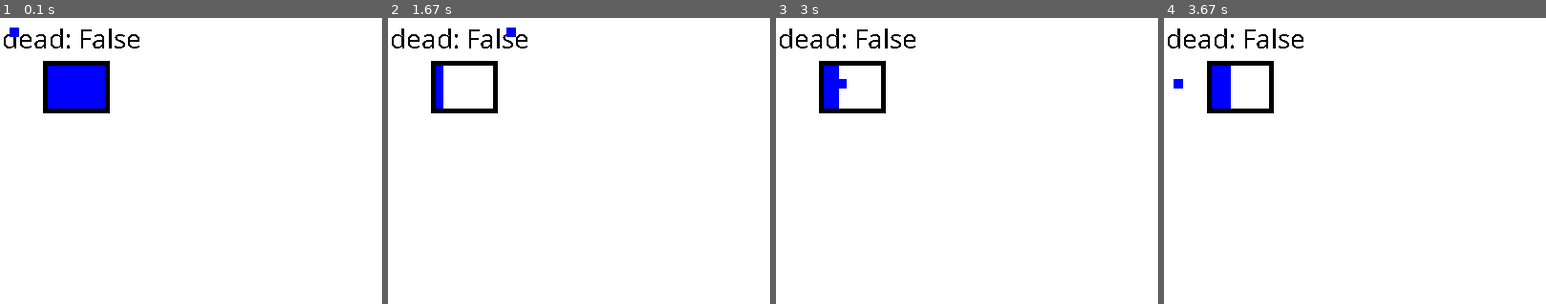
Above: before the commit, frames 1-4 (left to right).
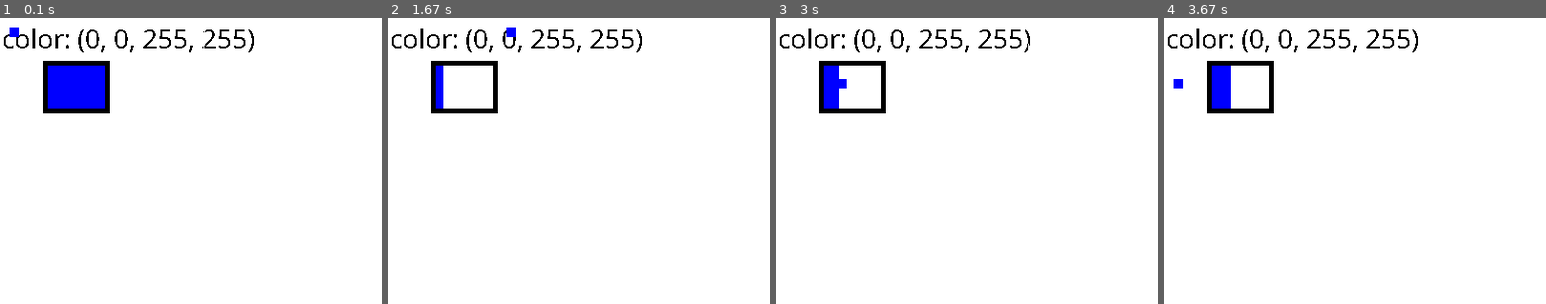
Above: after the commit, the same moments.

Repository: johannesbenjohannes/BlueSquer
Game: pygame game, started from main.py
Same seed, same stepped clock (60 frames per second), same inputs: the game is played once before the commit and once after it.
Inputs:
- Up to frame 1 (0.1 s): no input
- Up to frame 2 (1.67 s): tap Space at 0.33, 0.73, 1.03, 1.57 s; hold Right 0.67-1.13 s; hold Right from 1.5 s (still down)
- Up to frame 3 (3 s): tap Space at 1.87, 2.07, 2.37, 2.63, 2.97 s; release Right at 1.97 s; hold Left 2-2.53 s; hold Down 2.57-2.87 s; hold Left from 2.9 s (still down)
- Up to frame 4 (3.67 s): tap Space at 3.27 s; release Left at 3.3 s
The pictures show only the part of the screen within x 0-50%, y 0-50%; the shares and areas given below are measured in that part.

The runs differ from the first frame. In frame 1, 1.4% of the frame differs, in the area x 1-67%, y 3-12%; in frame 2, 1.4%; in frame 3, 1.4%; in frame 4, 1.4%.

Commit message:
collisions DONE

Diff:
--- a/main.py
+++ b/main.py
@@ -9,6 +9,14 @@
 pygame.font.init()
 base_font=pygame.font.SysFont('Comic Sans MS', 30)
 
+def check_surrounding_pixel_colors(surface,x,y,target,n):
+    for i in range(int(x),int(x+n)):
+        for j in range(int(y),int(y+n)):
+            if surface.get_at((int(i), int(j))) == target:
+                return True
+    return False
+
+
 def main():
 
     WHITE = (255, 255, 255)
@@ -19,7 +27,9 @@
 
     speed = 3
 
-    LARGEUR = 800 # Largeur de la fenêtre
+    LARGEUR = 800 # Largeur de la
+    compteur_attaque_ligne = 0 # Compteur de tick lors de l'attaque de la ligne
+    compteur_attaque_cercle = 0 # Compteur tick lors de l'attaque de la lignefenêtre
     HAUTEUR = 600 # Hauteur de la frenêtre
 
     rect_x = 10
@@ -110,17 +120,12 @@
         # --- Mise a jour de l'affichage Ceci est généralement causé par un autre dépôt poussé
         fenetre.fill(WHITE)
         if alive:
+
             pygame.draw.rect( fenetre, BLUE ,(rect_x, rect_y, 10, 10))
             pygame.draw.circle(fenetre, WHITE,(rect_x+5, rect_y+5,), 200,1)
             pygame.draw.rect(fenetre, BLUE,(50,50,round(compteur_dash/10),50))
             pygame.draw.rect(fenetre, BLACK,(45,45,70,55),5)
-            current_color = fenetre.get_at((int(rect_x)+5, int(rect_y)+5))
-            text_color=base_font.render(f"color: {current_color}", False, (0,0,0))
-            if current_color == RED:
-                text_dead=base_font.render(f"dead: True", False, (0,0,0))
-            else:
-                text_dead=base_font.render(f"dead: False", False, (0,0,0))
-            fenetre.blit(text_dead, (2,2))
+
 
             # CHECK DE LA PHASE - TRES SENSIBLE - NE PAS CODER AUTRE CHOSE
             # POUR L'INSTANT; que le check du pattern ligne
@@ -136,7 +141,9 @@
 
                 if nb_phase == 1:
                     patternes=[pattern_ligne, pattern_cercle]
-                    patternes[rd.randint(0,1)](10)
+                    patternes[rd.randint(0,1)](10)"/home/canard101/NSI_proj/main.py", line 212, in <module>
+    main()
+  File "/home/canard101/NSI_proj/main.py", line 189, in
             """
             # FIN DE LA ZONE INTERDITE
 
@@ -179,8 +186,18 @@
                     circle_attacking = False
                     compteur_attaque_cercle = 0
 
+
+            current_color = fenetre.get_at((int(rect_x)+5, int(rect_y)+5))
+
+            text_color=base_font.render(f"color: {current_color}", False, (0,0,0))
+            if check_surrounding_pixel_colors(fenetre,rect_x,rect_y,RED,10):
+                text_collison=base_font.render("collision", False, (0,0,0))
+                fenetre.blit(text_collison, (400,2))
+            fenetre.blit(text_color, (2,2))
+
             pygame.draw.rect( fenetre, BLUE ,(rect_x, rect_y, 10, 10))
             pygame.draw.circle(fenetre, WHITE,(rect_x+5, rect_y+5,), 200,1)
+
         pygame.display.flip()           # Rafraichissement de l'ecran
         clock.tick(60)                # Limite a 60 images par seconde
 
